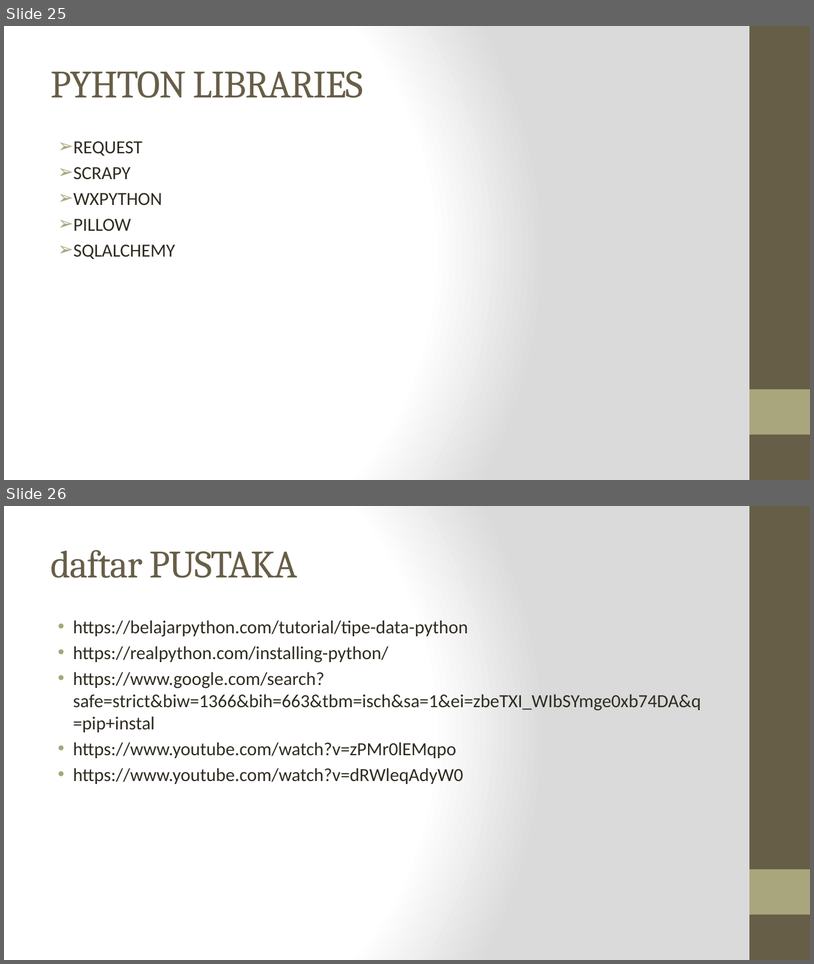
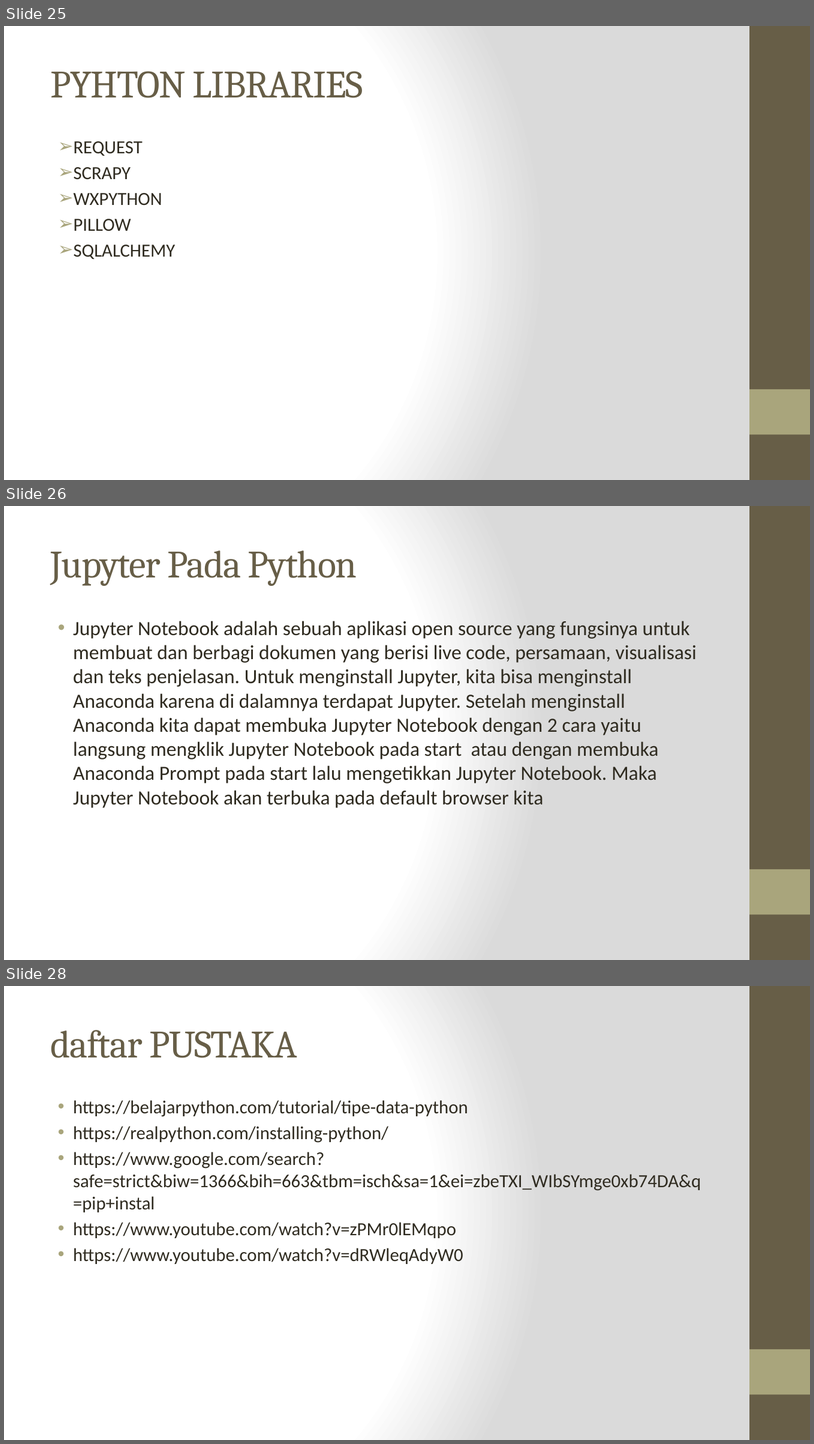
Before and after one commit to rosiyana/Pengantar-Deep-Learning, a slide deck: Tugas 1/Pengenalan Python.pptx. Shown one above the other, each under a label of ours: slides 25 and 26 before the commit, slides 25, 26 and 28 after it; the slides between them are not shown. The pictures are 814x964 and 814x1444 pixels, drawn with LibreOffice and Linux fonts; fonts in the diff are those of the drawing. Boxes give left, top, right and bottom in pixels: in the first picture for what was removed or moved away, otherwise in the second. Text is boxed around its words. In the diff, an @@ line names an element or a change of style, - is before the commit and + after.

Commit message:
update

```diff
--- a/Tugas 1/Pengenalan Python.pptx
+++ b/Tugas 1/Pengenalan Python.pptx
@@ slide 26 added at [4, 506, 810, 960], background gradient #FFFFFF to #DADADA; not listed: 2 template elements that a slide beside it also shows @@
@@ title added at [50, 550, 357, 586], 46 pt, text #675E47 @@
+Jupyter Pada Python
@@ text added at [73, 621, 697, 808], 24 pt, text #2F2B20 @@
+• Jupyter Notebook adalah sebuah aplikasi open source yang fungsinya untuk membuat dan berbagi dokumen yang berisi live code, persamaan, visualisasi dan teks penjelasan. Untuk menginstall Jupyter, kita bisa menginstall Anaconda karena di dalamnya terdapat Jupyter. Setelah menginstall Anaconda kita dapat membuka Jupyter Notebook dengan 2 cara yaitu langsung mengklik Jupyter Notebook pada start atau dengan membuka Anaconda Prompt pada start lalu mengetikkan Jupyter Notebook. Maka Jupyter Notebook akan terbuka pada default browser kita
@@ what was slide 26 is now slide 28 @@
```
Also in this commit, not shown: 1 other slide added.
